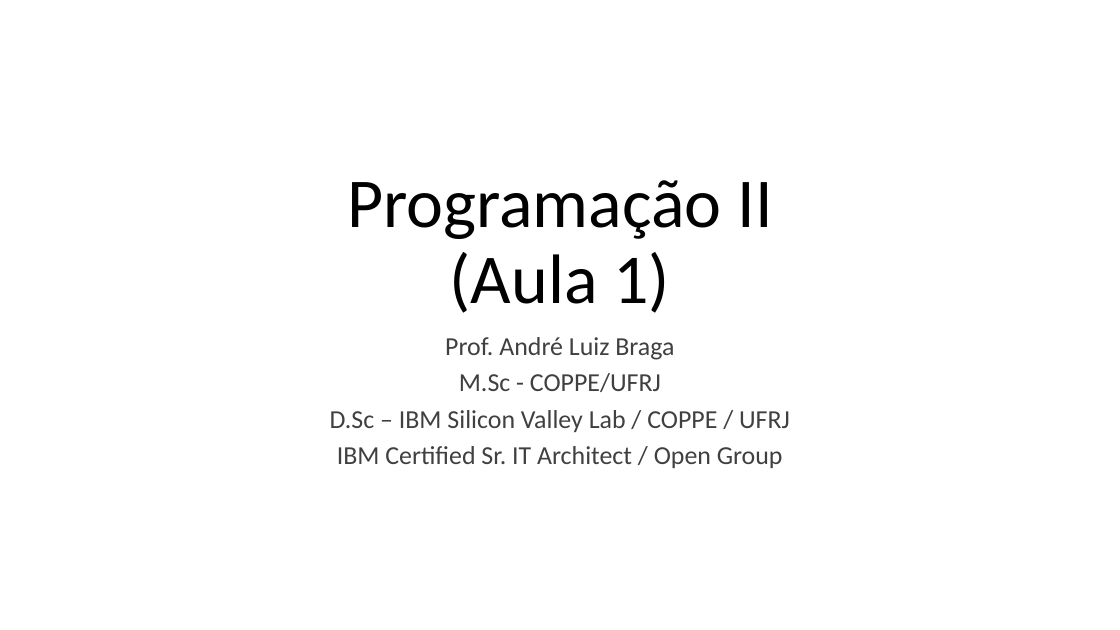
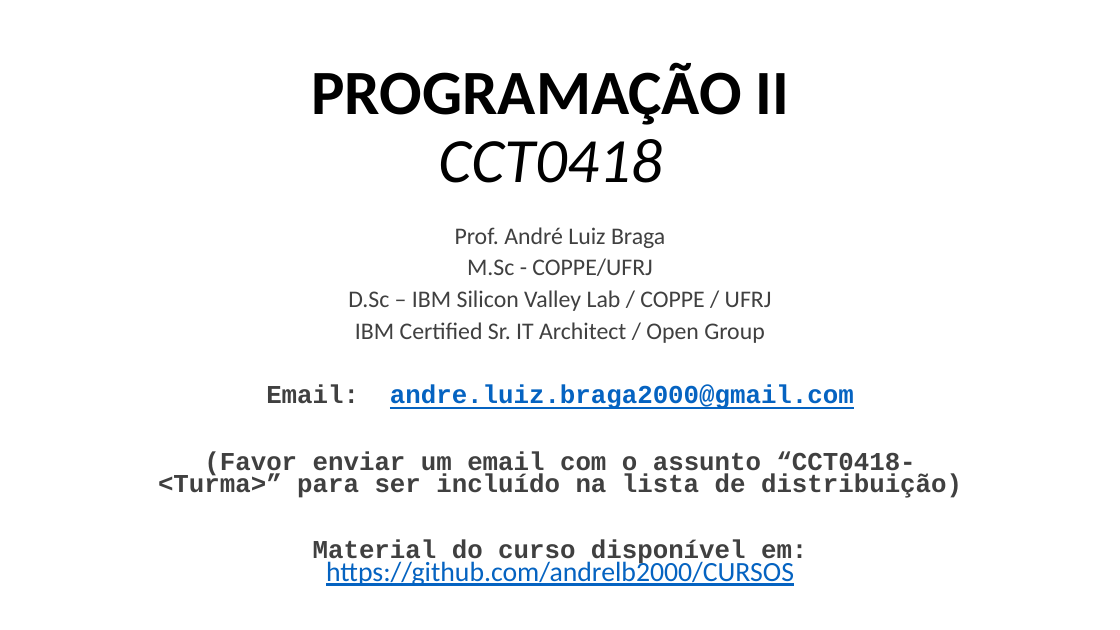
Before and after one commit to LeoCaronezi/CURSOS, a slide deck: slide 1 of Programacao II/SLIDES/PII_Aula_01..pptx. Drawn at 1120x630 pixels with LibreOffice and Linux fonts; fonts in the diff are those of the drawing. Boxes give left, top, right and bottom in pixels: in the first picture for what was removed or moved away, otherwise in the second. Text is boxed around its words. In the diff, an @@ line names an element or a change of style, - is before the commit and + after.

Commit message:
Update de Cursos

```diff
--- a/Programacao II/SLIDES/PII_Aula_01..pptx
+++ b/Programacao II/SLIDES/PII_Aula_01..pptx
@@ title at [311, 62, 790, 183]: text changed; size 60 to 54 pt; bold on @@
-Programação II
-(Aula 1)
+PROGRAMAÇÃO II
+CCT0418
@@ subtitle "Prof. André Luiz Braga": place and size @@
-subtitle "Prof. André Luiz Braga" at [330, 337, 790, 468]
+subtitle "Prof. André Luiz Braga" at [158, 227, 962, 586]
@@ subtitle at [348, 227, 772, 343]: size 22.2 to 20.4 pt in "Prof. André Luiz Braga", "M.Sc - COPPE/UFRJ", "D.Sc – IBM Silicon Valley Lab / ...", "IBM Certified Sr. IT Architect / Open ..."; line spacing 0.8 to 0.7 @@
@@ subtitle at [158, 384, 962, 586]: paragraphs added @@
+Email: andre.luiz.braga2000@gmail.com
+(Favor enviar um email com o assunto “CCT0418-<Turma>” para ser incluído na lista de distribuição)
+Material do curso disponível em: https://github.com/andrelb2000/CURSOS
```
Also in this commit, not shown: 1 other slide changed, 6 other files.
